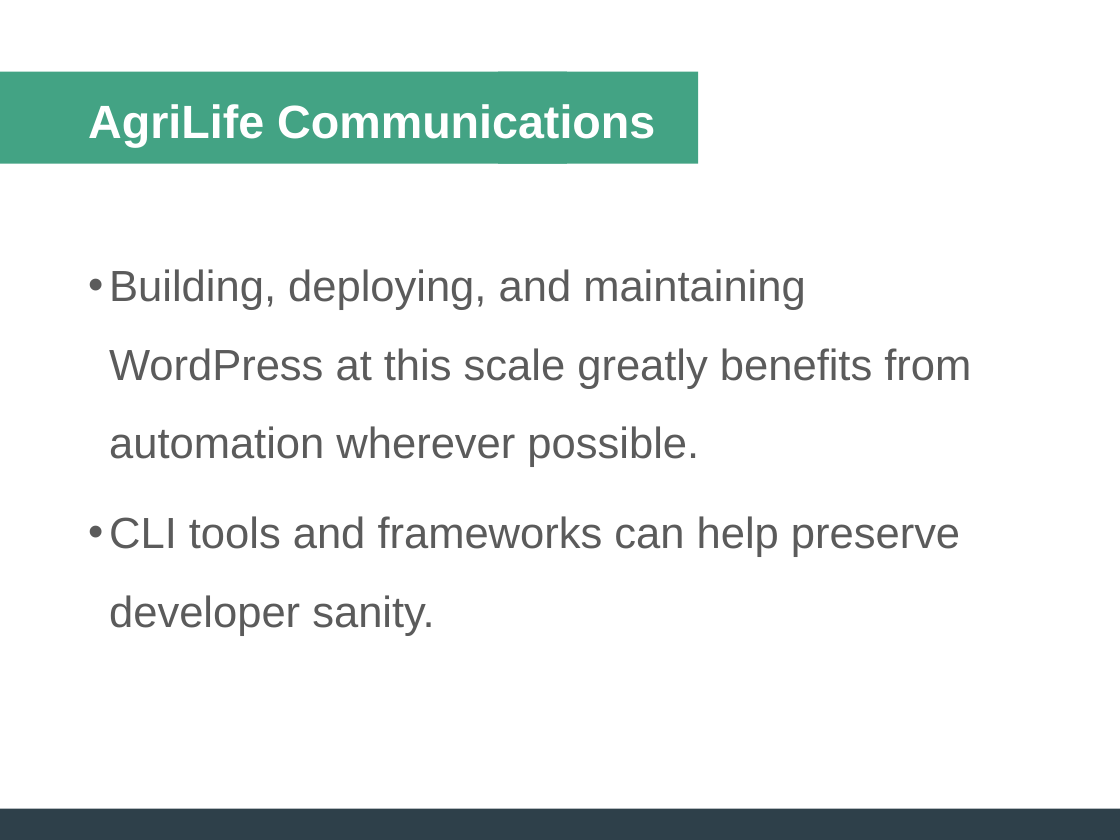
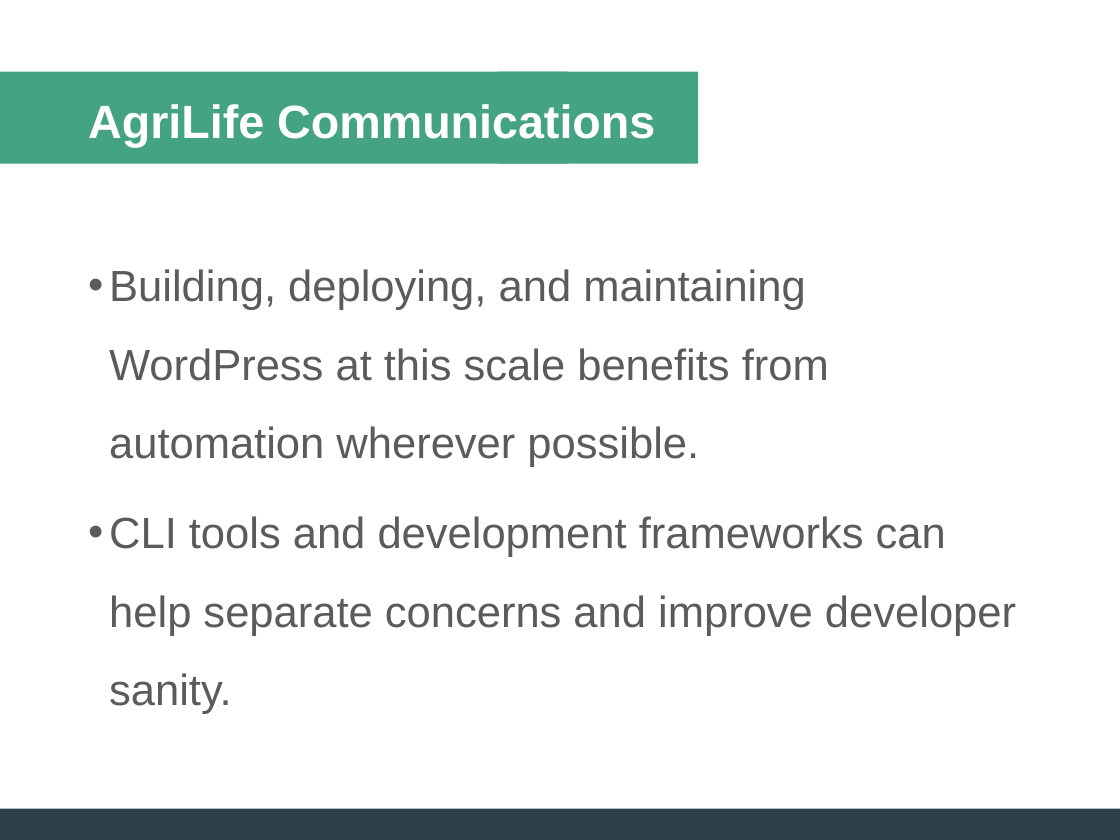
Before and after one commit to ZachWatkins/Presentation-Building-Deploying-Maintaining-WordPress-Sites, a slide deck: slide 3 of WordPress-Presentation.pptx. Drawn at 1120x840 pixels with LibreOffice and Linux fonts; fonts in the diff are those of the drawing. Boxes give left, top, right and bottom in pixels: in the first picture for what was removed or moved away, otherwise in the second. Text is boxed around its words. In the diff, an @@ line names an element or a change of style, - is before the commit and + after.

Commit message:
Update

```diff
--- a/WordPress-Presentation.pptx
+++ b/WordPress-Presentation.pptx
@@ text at [109, 269, 1016, 714]: text changed @@
-• Building, deploying, and maintaining WordPress at this scale greatly benefits from automation wherever possible.
-• CLI tools and frameworks can help preserve developer sanity.
+• Building, deploying, and maintaining WordPress at this scale benefits from automation wherever possible.
+• CLI tools and development frameworks can help separate concerns and improve developer sanity.
```
Also in this commit, not shown: 13 other slides changed, 4 slides added.
